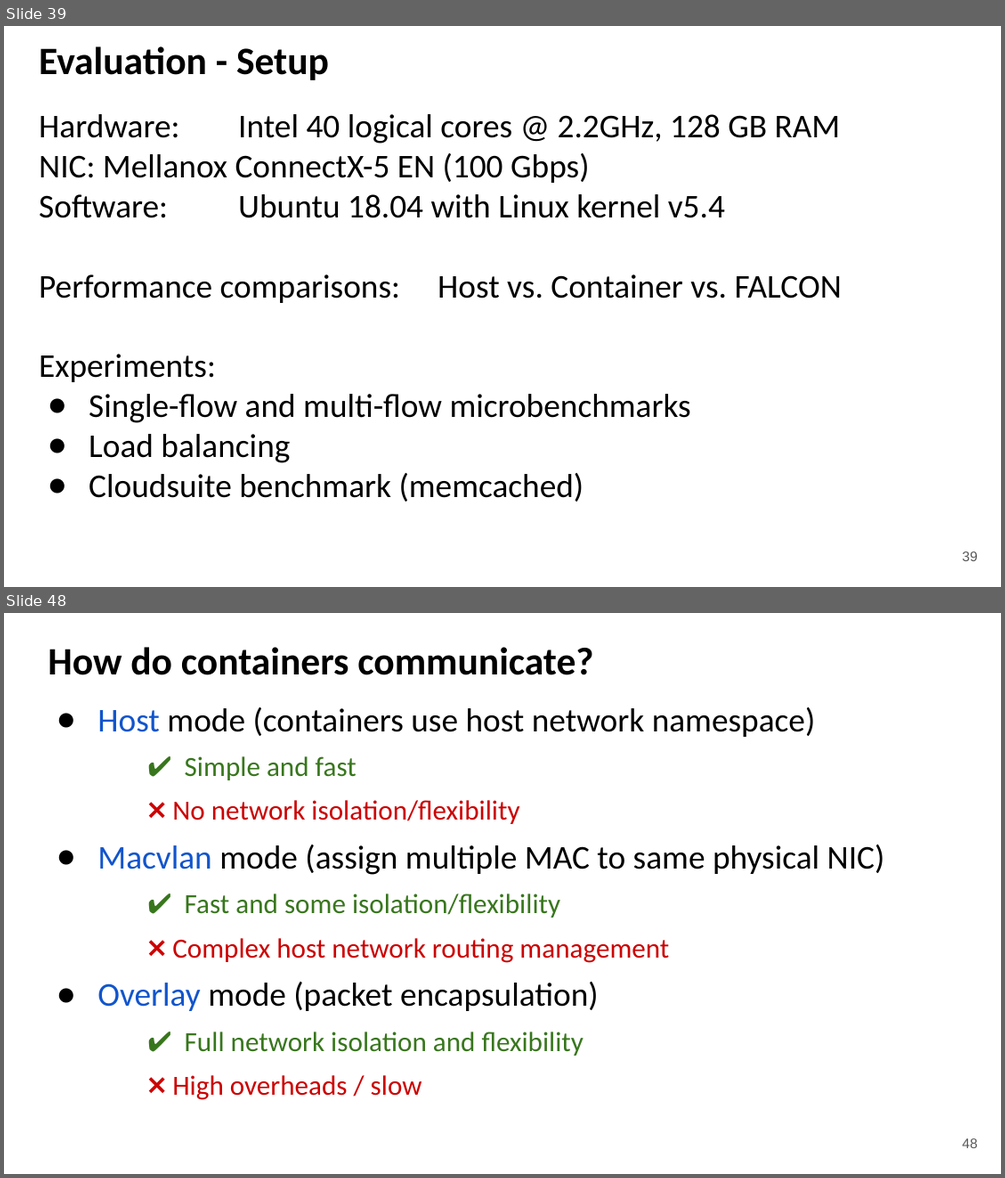
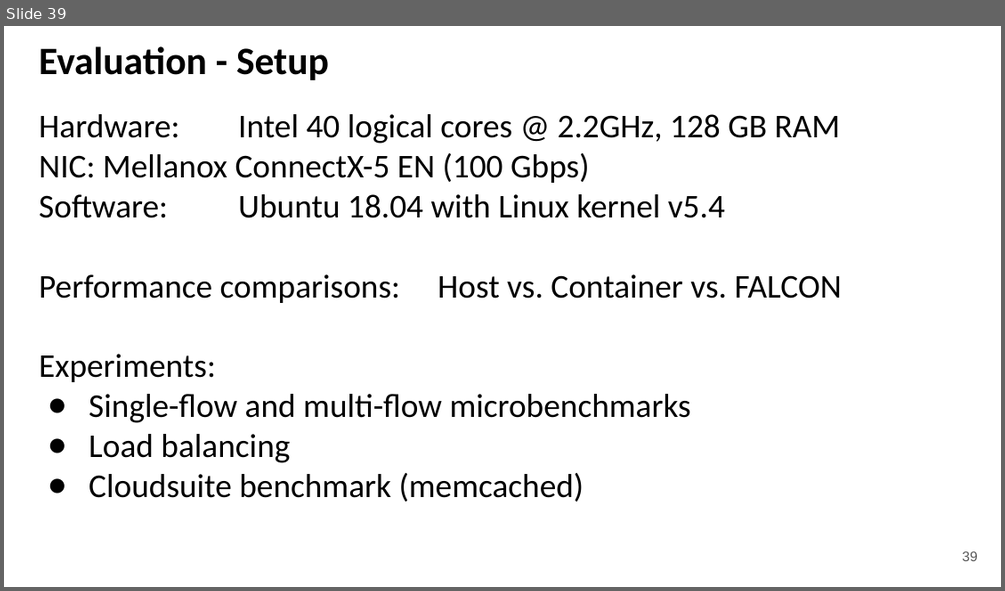
Before and after one commit to kevinsuo/kevinsuo.github.io, a slide deck: ksuo_homepage_files/eurosys21-slides.pptx. Shown one above the other, each under a label of ours: slides 39 and 48 before the commit, slide 39 after it; the slides between them are not shown. The pictures are 1005x1178 and 1005x591 pixels, drawn with LibreOffice and Linux fonts; fonts in the diff are those of the drawing. Boxes give left, top, right and bottom in pixels: in the first picture for what was removed or moved away, otherwise in the second. Text is boxed around its words. In the diff, an @@ line names an element or a change of style, - is before the commit and + after.

```diff
--- a/ksuo_homepage_files/eurosys21-slides.pptx
+++ b/ksuo_homepage_files/eurosys21-slides.pptx
@@ slide 48 removed at (x1=4, y1=613, x2=1001, y2=1174), background #FFFFFF @@
@@ title removed at (x1=48, y1=647, x2=593, y2=675) @@
-How do containers communicate?
@@ text removed at (x1=97, y1=707, x2=885, y2=1100) @@
-● Host mode (containers use host network namespace)
-✔ Simple and fast
-❌ No network isolation/flexibility
-● Macvlan mode (assign multiple MAC to same physical NIC)
-✔ Fast and some isolation/flexibility
-❌ Complex host network routing management
-● Overlay mode (packet encapsulation)
-✔ Full network isolation and flexibility
-❌ High overheads / slow
@@ page number removed at (x1=962, y1=1138, x2=977, y2=1148) @@
-48
```
Also in this commit, not shown: 26 slides changed, 4 slides added, 16 other slides removed, 1 other file.
